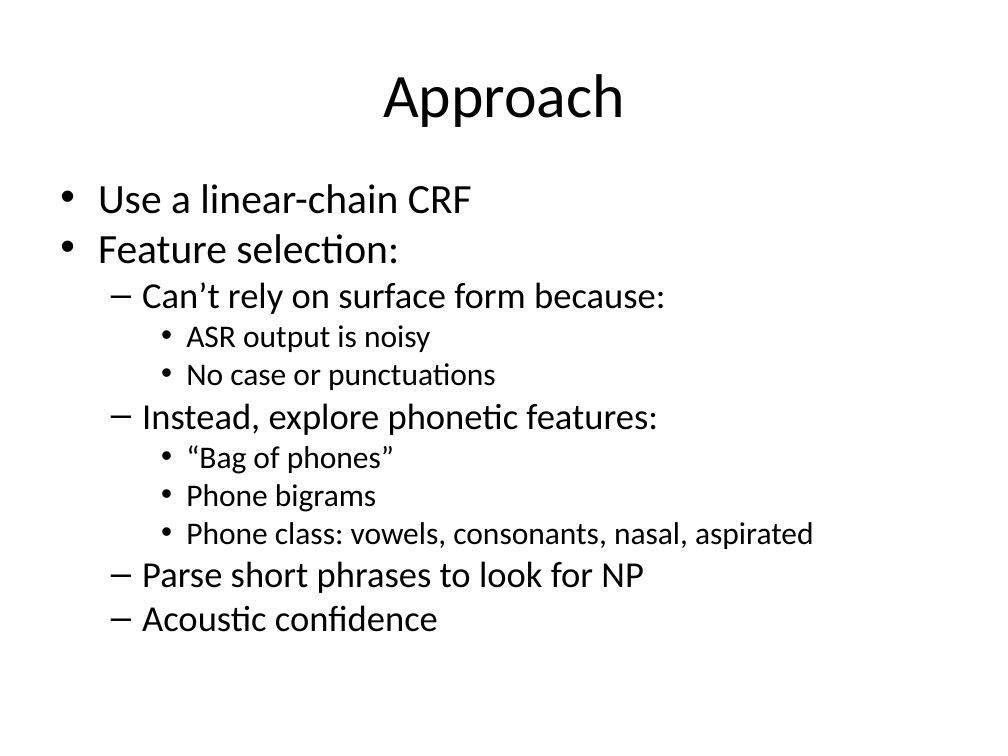
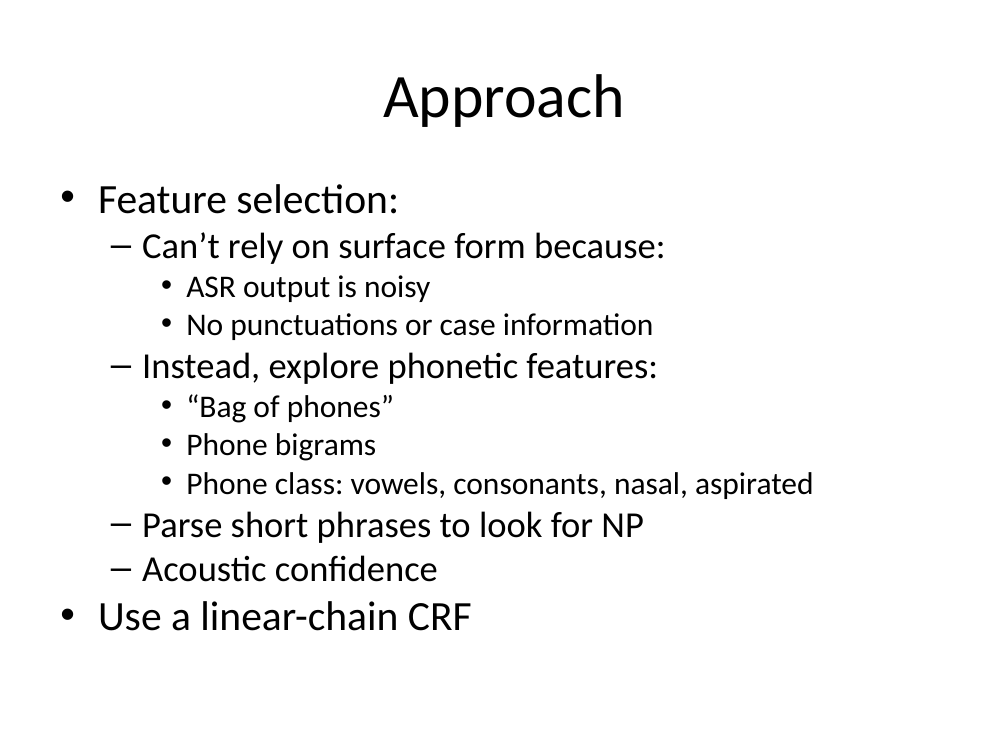
Before and after one commit to dimidd/ner-asr, a slide deck: slide 10 of doc/11748-A-M-DEC-02.ppt (slide 8 before the commit). Drawn at 1008x756 pixels with LibreOffice and Linux fonts; fonts in the diff are those of the drawing. Boxes give left, top, right and bottom in pixels: in the first picture for what was removed or moved away, otherwise in the second. Text is boxed around its words. In the diff, an @@ line names an element or a change of style, - is before the commit and + after.

```diff
--- a/doc/11748-A-M-DEC-02.ppt
+++ b/doc/11748-A-M-DEC-02.ppt
@@ text at [98,184,472,214]: paragraph removed @@
-• Use a linear-chain CRF
@@ text at [186,313,654,340]: text changed @@
-    • No case or punctuations
+    • No punctuations or case information
@@ text at [98,601,472,631]: paragraph added @@
+• Use a linear-chain CRF
```
Also in this commit, not shown: 4 other slides changed, 7 slides added, 2 other files.
